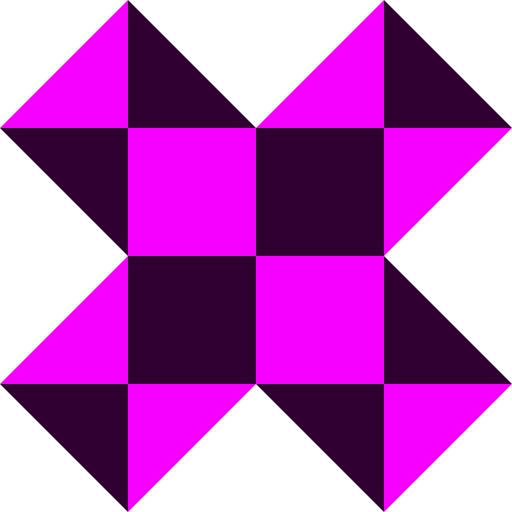
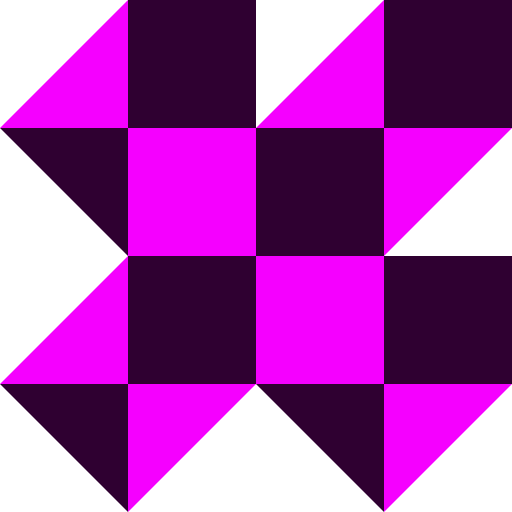
Two versions of the same layered image (w=512, h=512). Layer-by-layer changes:
renamed "c3" to "a1", moved it above "a2", painted on it, masked it over 128, 0, 256, 128
painted on "b1", masked it over 128, 0, 256, 128
removed layer "d1" over 384, 0, 512, 128
renamed "a1" to "d1", moved it above "d2", painted on it, masked it over 128, 0, 512, 128
painted on "d3", masked it over 384, 256, 512, 384
